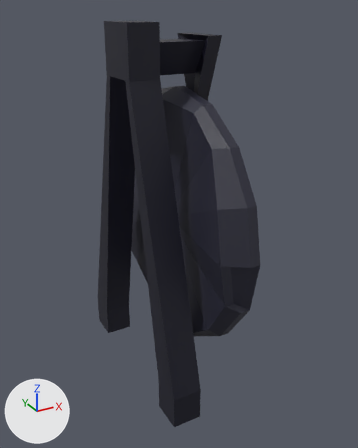
The FBX model Assets/Models/SpinnerComplete.fbx, before and after one commit.
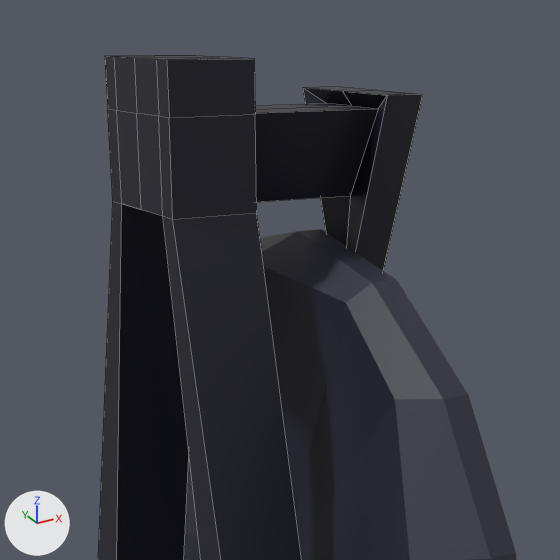
Old and new are each drawn whole from a 50 mm lens placed at (-1.84, -3.68, 1.75), pointed at (0.12, -0.11, -0.04) and again close up on the part from 18% to 76% of the width and 0% to 47% of the height. Every picture has the same lights, and +X, +Y and +Z are marked at lower left. The close-ups show mesh edges as thin lines. Where no turn or scale is listed for an object, it has been applied to the vertices. Vertices at the same position are counted once.

In view in the first close-up: 'Spinny', 'stand'.
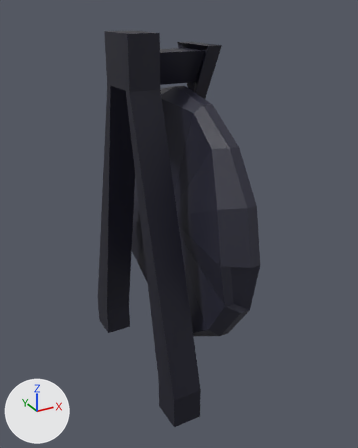
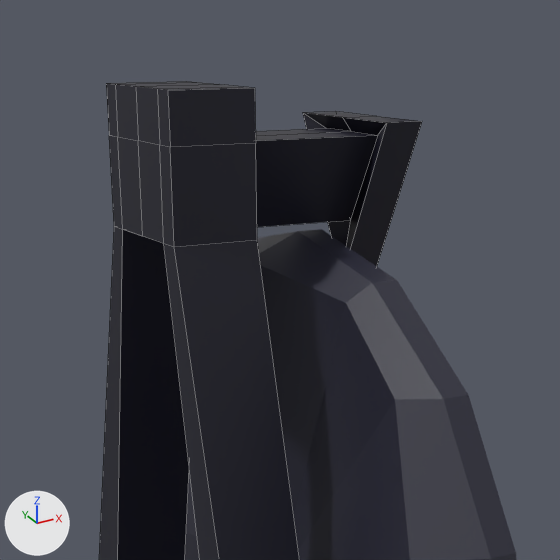
Where the change shows, as pixel boxes (x1, y1, x2, y2) in the close-ups (560 x 560 px; the box of a moved part takes in the faces that stretch with it):
'stand', reshaped: before (98, 55, 423, 560); after (99, 81, 422, 560)
part 1 of me_cube_001, moved or reshaped: before (98, 55, 418, 560); after (99, 81, 418, 560)
part 2 of me_cube_001, moved or reshaped: before (303, 88, 423, 271); after (303, 113, 422, 266)

Patch to the scene script:
```diff
--- a/Assets/Models/SpinnerComplete.fbx.py
+++ b/Assets/Models/SpinnerComplete.fbx.py
@@ me_cube_001 @@
 me_cube_001.from_pydata(...)  # 58 vertices, 55 faces; spans x -0.36..0.42, y -0.89..0.89, z -1.51..1.64
 # used by ob_stand; location = (0.0, 0.0, 0.0)
+# me_cube_001 part 1: all 40 vertices in x -0.36..0.42, y -0.25..0.25, z 1.24..1.64 are moved by (0.0, 0.0, -0.07)
+# me_cube_001 part 2: all 2 vertices in x 0.3..0.42, y 0.0, z 0.85 are moved by (0.0, 0.0, 0.13)
 me_cube_001.materials.append(mat_material_001)
```
